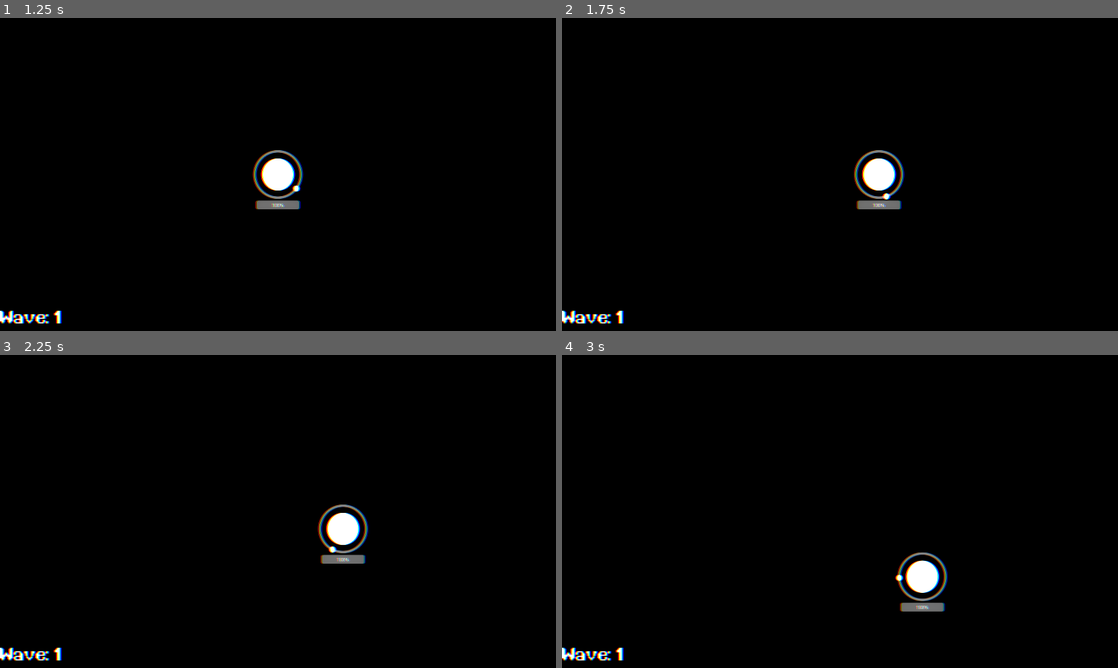
Above: before the commit, frames 1-4 (two rows, left to right).
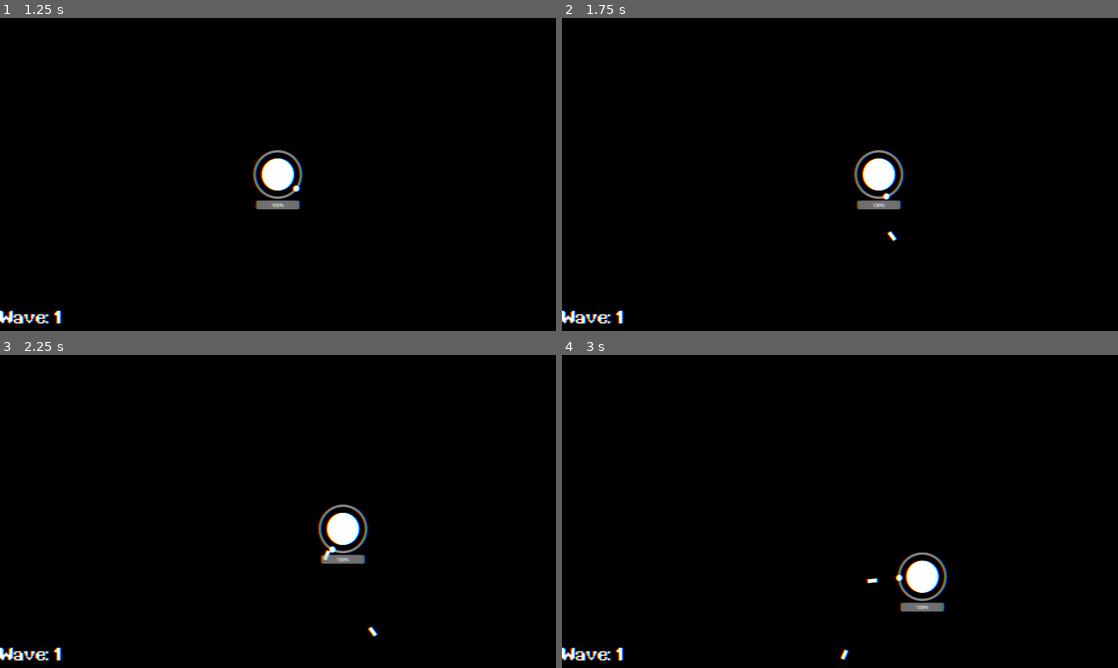
Above: after the commit, the same moments.

Repository: a2kvarnstrom/arcado
Game: Godot game, scene res://scenes/menu.tscn
Two runs of this game, one before a commit and one after it. Both use one fixed random seed, a clock stepped at 60 frames per second and the inputs below.
Inputs (mouse positions are in pixels of both pictures, inside the frame that each line leads up to):
- Up to frame 1 (1.25 s): click "Start" at 0.5 s
- Up to frame 2 (1.75 s): move the mouse to (962, 158) at 1.27 s; hold D (right) from 1.28 s (still down); click (962, 158) at 1.35 s
- Up to frame 3 (2.25 s): move the mouse to (166, 527) at 2.02 s; release D (right) at 2.03 s; hold S (down) from 2.03 s (still down); click (166, 527) at 2.1 s
- Up to frame 4 (3 s): move the mouse to (895, 442) at 2.77 s; release S (down) at 2.78 s; hold D (right) from 2.78 s (still down); click (895, 442) at 2.85 s

Frame 1 is identical in both runs. In frame 2, less than 0.1% of the frame differs, in the area x 58-61%, y 68-72%; in frame 3, less than 0.1%, in the area x 58-69%, y 62-90%; in frame 4, less than 0.1%.
Error before the commit: Invalid assignment of property or key 'damage' with value of type 'float' on a base object of type 'CharacterBody2D (projectile.gd)'. (res://scripts/player/pla…

Commit message:
buton fix

Diff:
--- a/scripts/enemies/projectile.gd
+++ b/scripts/enemies/projectile.gd
@@ -1,6 +1,9 @@
 extends CharacterBody2D
 
 @export var SPEED: float = 500
+@export var dmg: float = 10
+
+@onready var hitbox: Hitbox = $Hitbox
 
 var lifespan: float = 3.0
 var dir: float
@@ -9,6 +12,7 @@
 var zdex: int
 
 func _ready() -> void:
+	hitbox.damage = dmg
 	global_position = spawn_pos
 	global_rotation = spawn_rot
 	z_index = zdex
--- a/scripts/player/player.gd
+++ b/scripts/player/player.gd
@@ -69,7 +69,7 @@
 	instance.get_node("Hitbox").set_collision_layer_value(2, false)
 	instance.get_node("Hitbox").set_collision_mask_value(3, true)
 	instance.get_node("Hitbox").set_collision_mask_value(1, false)
-	instance.damage = dmg
+	instance.dmg = dmg
 	main.add_child.call_deferred(instance)
 
 func circular_motion():
